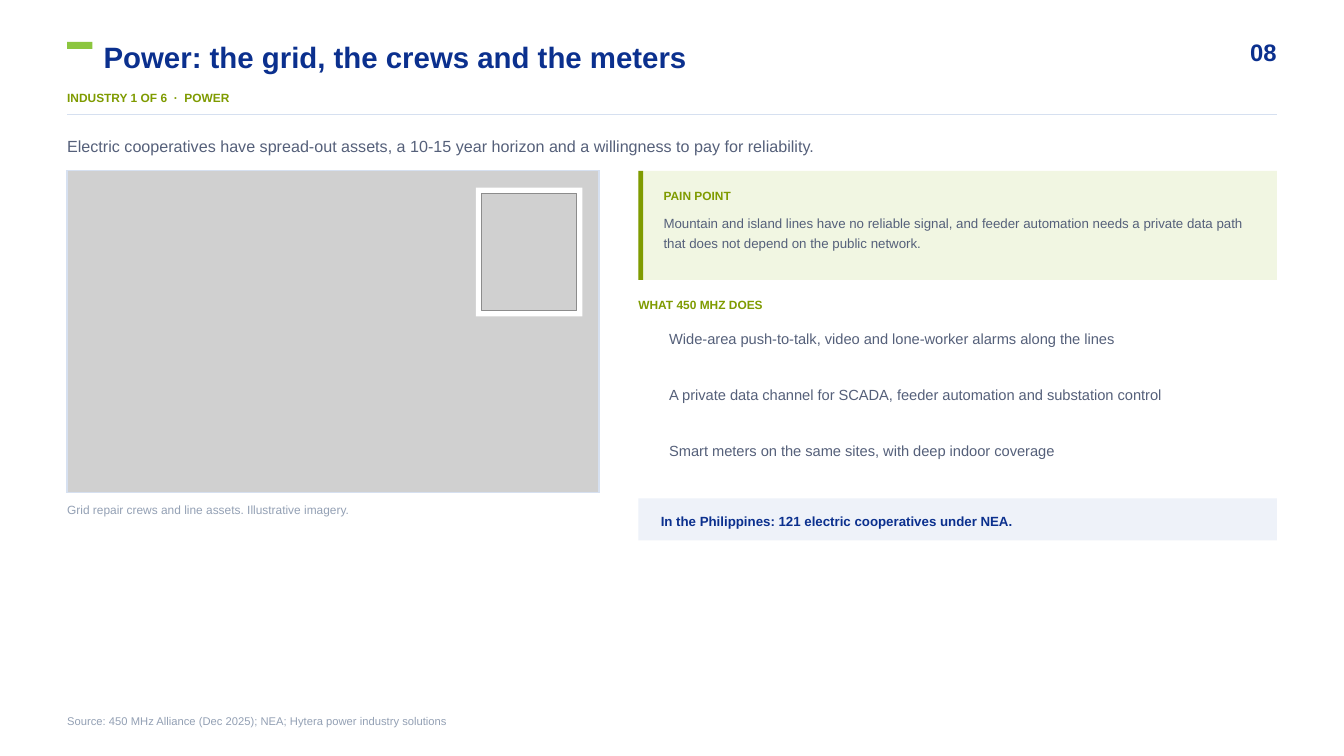
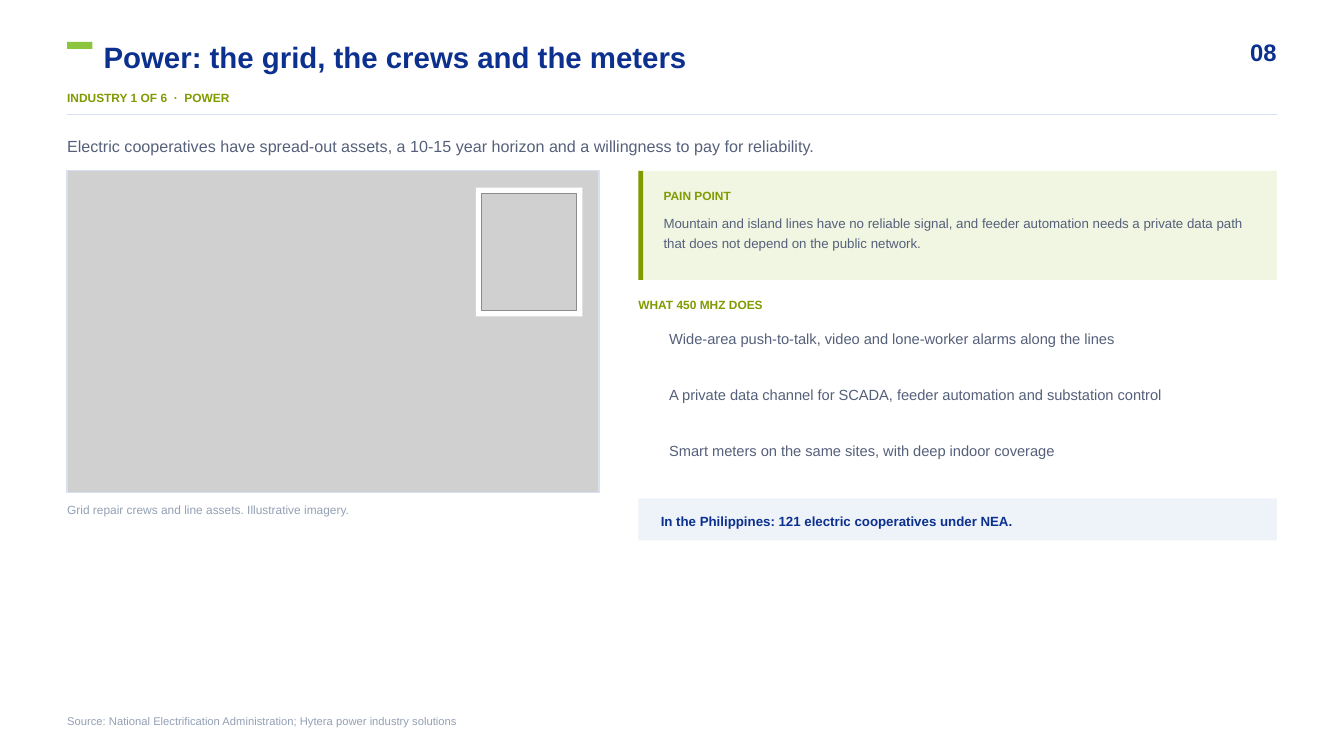
Before and after one commit to mearneste4-max/Philippines-450M, a slide deck: slide 8 of 01_交付物/菲律宾450M方案_v7.pptx. Drawn at 1344x756 pixels with LibreOffice and Linux fonts; fonts in the diff are those of the drawing; grey boxes stand for pictures; background and template pictures are left out. Boxes give left, top, right and bottom in pixels: in the first picture for what was removed or moved away, otherwise in the second. Text is boxed around its words. In the diff, an @@ line names an element or a change of style, - is before the commit and + after.

```diff
--- a/01_交付物/菲律宾450M方案_v7.pptx
+++ b/01_交付物/菲律宾450M方案_v7.pptx
@@ text at [67, 717, 456, 727]: text changed @@
-Source: 450 MHz Alliance (Dec 2025); NEA; Hytera power industry solutions
+Source: National Electrification Administration; Hytera power industry solutions
```
Also in this commit, not shown: 14 other slides changed, 40 other files.
